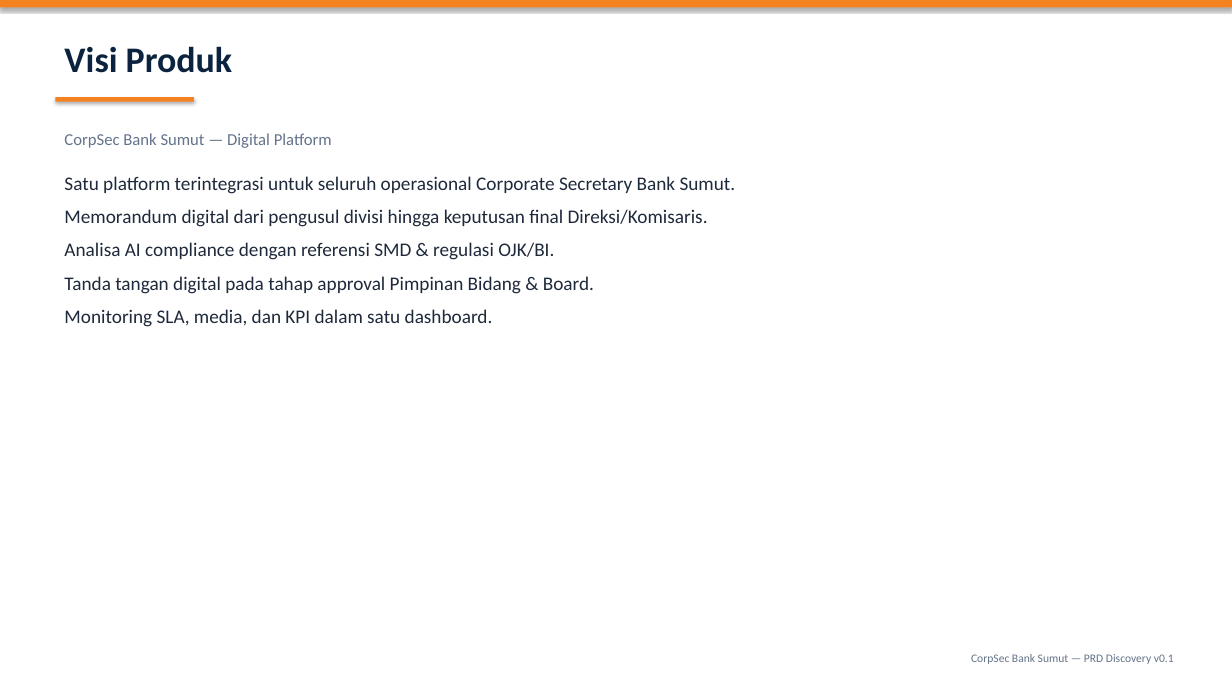
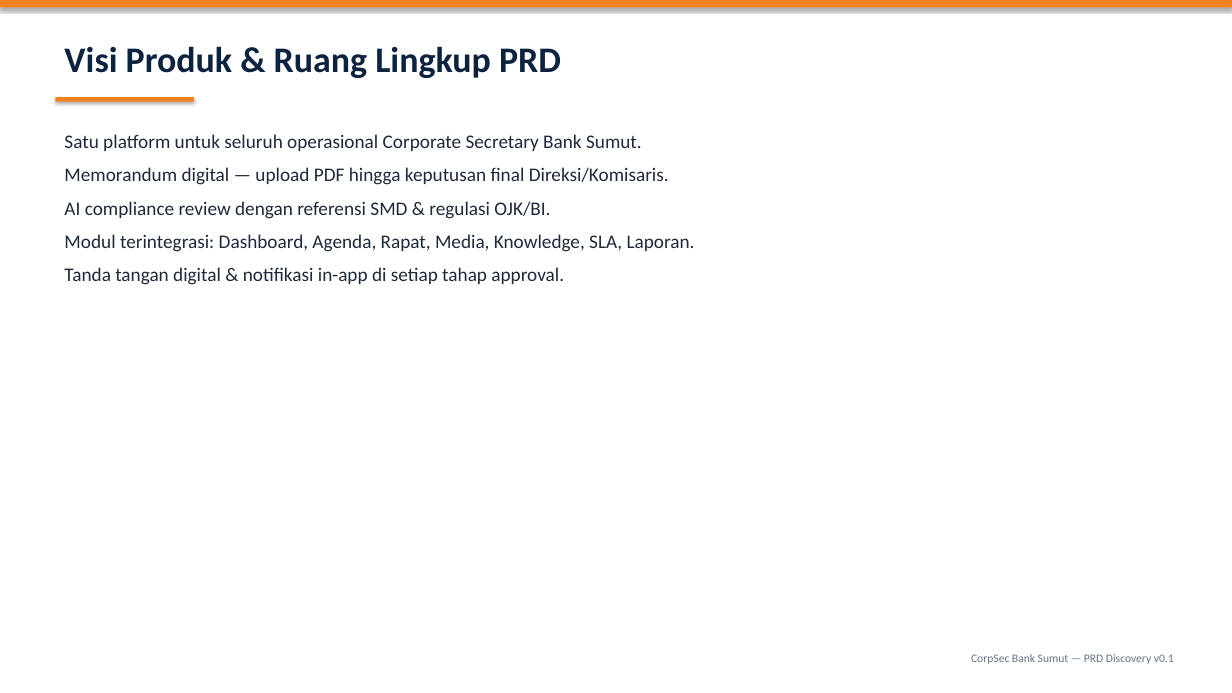
Before and after one commit to kelompok8ai/repo-day1-a, a slide deck: slide 3 of docs/CorpSec-Bank-Sumut-Presentasi.pptx (slide 7 before the commit). Drawn at 1232x693 pixels with LibreOffice and Linux fonts; fonts in the diff are those of the drawing. Boxes give left, top, right and bottom in pixels: in the first picture for what was removed or moved away, otherwise in the second. Text is boxed around its words. In the diff, an @@ line names an element or a change of style, - is before the commit and + after.

```diff
--- a/docs/CorpSec-Bank-Sumut-Presentasi.pptx
+++ b/docs/CorpSec-Bank-Sumut-Presentasi.pptx
@@ text at [64, 46, 561, 78]: text changed @@
-Visi Produk
+Visi Produk & Ruang Lingkup PRD
@@ text at [64, 134, 695, 285]: text changed @@
-Satu platform terintegrasi untuk seluruh operasional Corporate Secretary Bank Sumut.
-Memorandum digital dari pengusul divisi hingga keputusan final Direksi/Komisaris.
-Analisa AI compliance dengan referensi SMD & regulasi OJK/BI.
-Tanda tangan digital pada tahap approval Pimpinan Bidang & Board.
-Monitoring SLA, media, dan KPI dalam satu dashboard.
+Satu platform untuk seluruh operasional Corporate Secretary Bank Sumut.
+Memorandum digital — upload PDF hingga keputusan final Direksi/Komisaris.
+AI compliance review dengan referensi SMD & regulasi OJK/BI.
+Modul terintegrasi: Dashboard, Agenda, Rapat, Media, Knowledge, SLA, Laporan.
+Tanda tangan digital & notifikasi in-app di setiap tahap approval.
@@ text removed at [64, 133, 332, 148] @@
-CorpSec Bank Sumut — Digital Platform
```
Also in this commit, not shown: 14 other slides changed, 19 slides removed, 1 other file.
